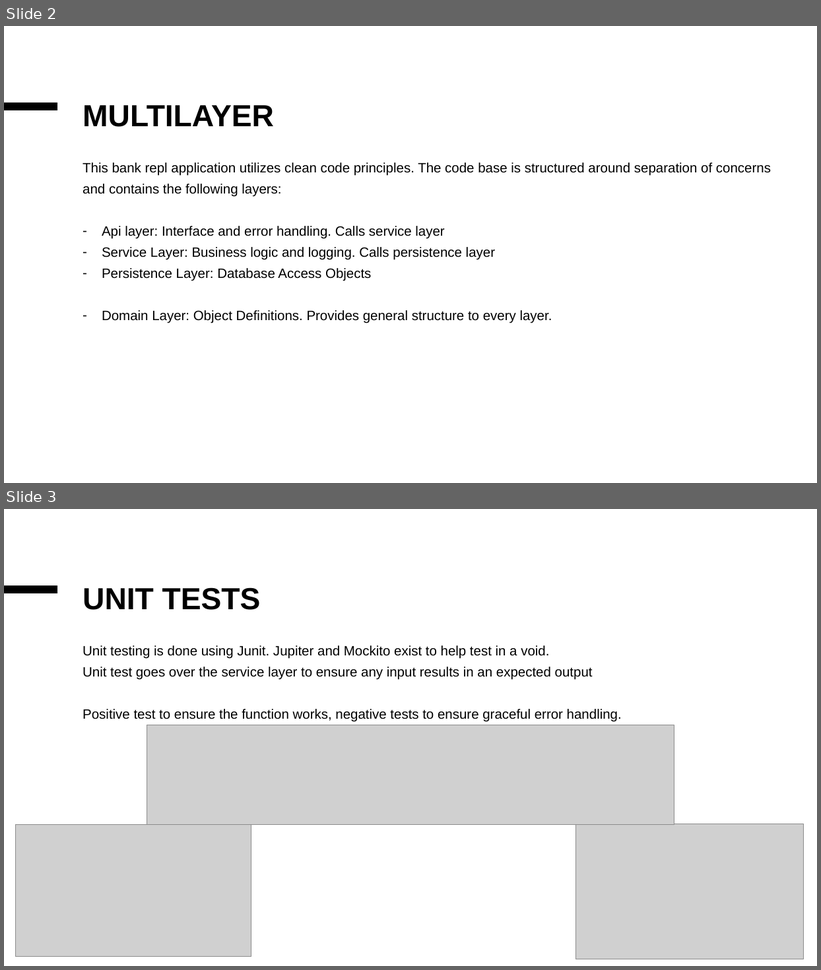
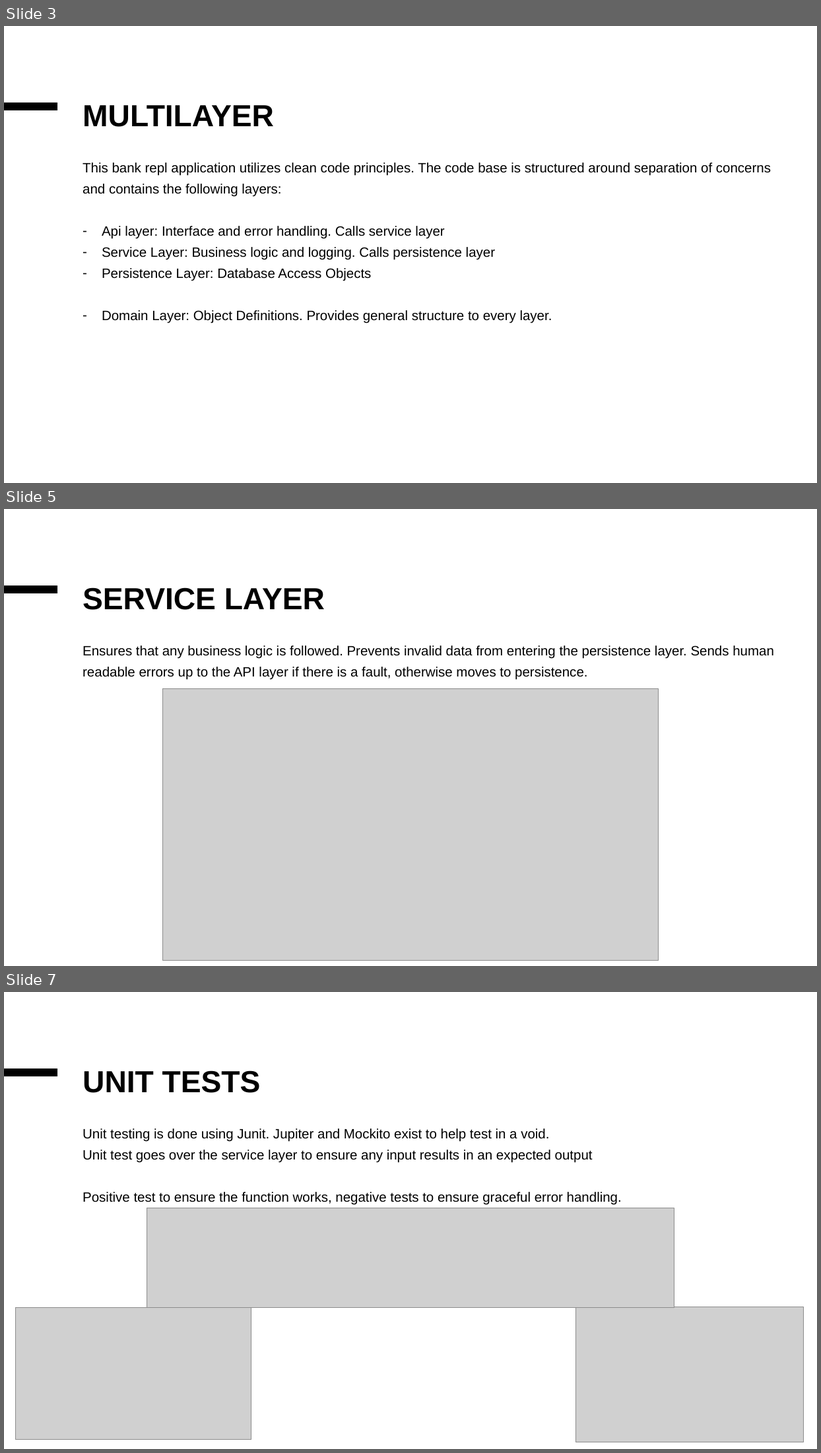
Before and after one commit to djkeithly/revature_p0, a slide deck: documents/Bank repl.pptx. Shown one above the other, each under a label of ours: slides 2 and 3 before the commit, slides 3, 5 and 7 after it; the slides between them are not shown. The pictures are 821x970 and 821x1453 pixels, drawn with LibreOffice and Linux fonts; fonts in the diff are those of the drawing; grey boxes stand for pictures. Boxes give left, top, right and bottom in pixels: in the first picture for what was removed or moved away, otherwise in the second. Text is boxed around its words. In the diff, an @@ line names an element or a change of style, - is before the commit and + after.

Commit message:
Updated presentation and how some values are displayed.
Todo:
- Maybe change money amount to BigInt to preserve proper rounding and follow best practice
- Maybe change PIN to String to allow for easier checking and allowing for starting with a zero
   - Might also just try and format PIN to allow for less than 4, so long as there is 1 non-zero character
- Add error handling and logging for SQL Exceptions inside service layer
   - Add warn instead of error inside all other business logic
   - Maybe add other exception types for different type of errors such that they are easier to test
- Once any more changes are made, add updates to presentation

```diff
--- a/documents/Bank repl.pptx
+++ b/documents/Bank repl.pptx
@@ slide 5 added at [4,509,817,966], background #FFFFFF; not listed: 1 template element that a slide beside it also shows @@
@@ title added at [83,588,325,610], 36 pt, text #000000, bold @@
+SERVICE LAYER
@@ text added at [83,646,774,680], 16 pt, text #000000 @@
+Ensures that any business logic is followed. Prevents invalid data from entering the persistence layer. Sends human readable errors up to the API layer if there is a fault, otherwise moves to persistence.
@@ picture added at [162,689,659,961] @@
@@ what was slide 2 is now slide 3 @@
@@ what was slide 3 is now slide 7 @@
```
Also in this commit, not shown: 3 other slides added, 3 other files.
